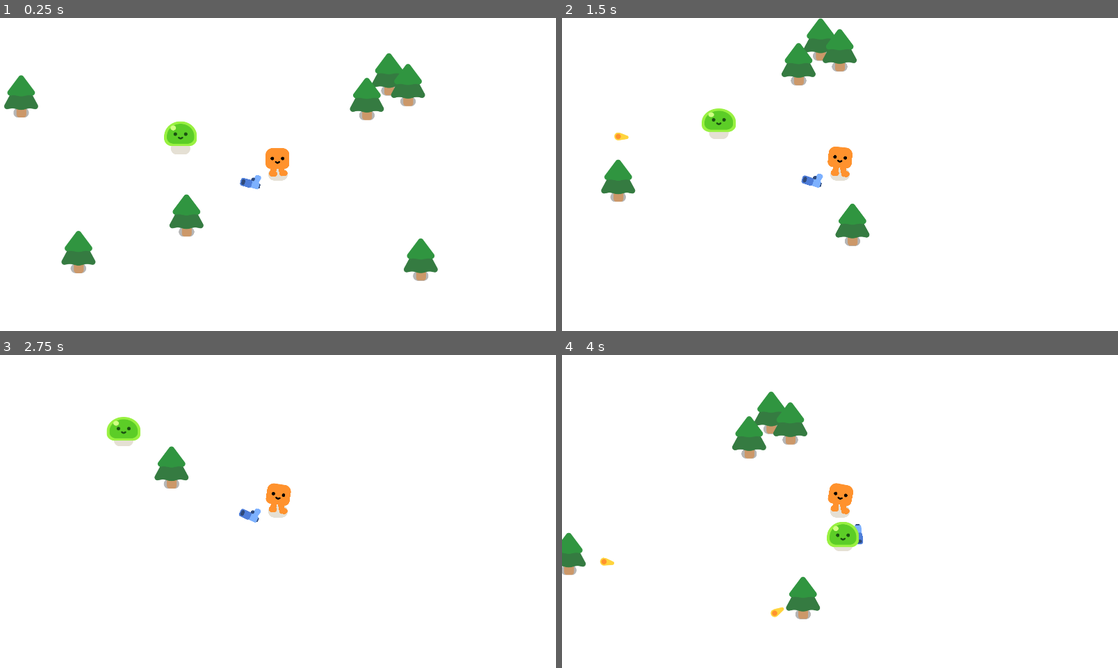
Above: before the commit, frames 1-4 (two rows, left to right).
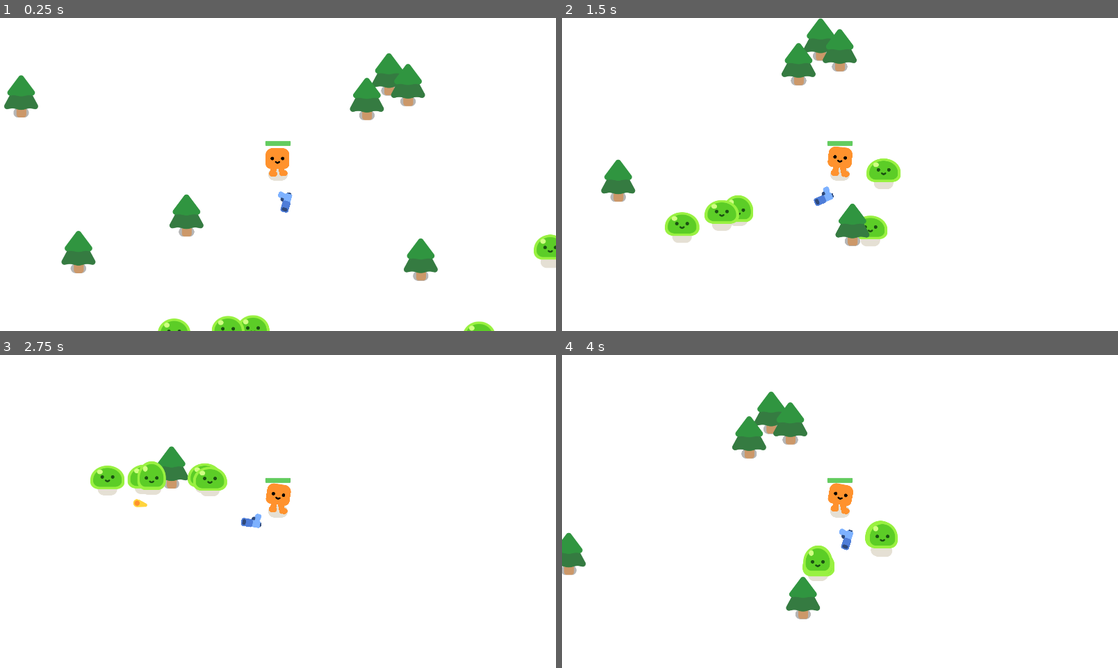
Above: after the commit, the same moments.

Repository: MiseHinoha/survivors-like-practice
Game: Godot game, scene res://survivors_game.tscn
Same seed, same stepped clock (60 frames per second), same inputs: the game is played once before the commit and once after it.
Inputs:
- Up to frame 1 (0.25 s): no input
- Up to frame 2 (1.5 s): hold D (move_right) 0.53-1.28 s; hold S (move_down) from 1.28 s (still down)
- Up to frame 3 (2.75 s): release S (move_down) at 2.03 s; hold D (move_right) from 2.03 s (still down)
- Up to frame 4 (4 s): release D (move_right) at 2.78 s; hold W (move_up) 2.78-3.53 s; hold A (move_left) from 3.53 s (still down)

The runs differ from the first frame. In frame 1, 1.9% of the frame differs, in the area x 28-100%, y 32-100%; in frame 2, 2.8%, in the area x 9-61%, y 28-73%; in frame 3, 2.4%; in frame 4, 1.7%.

Commit message:
增加血条，增加刷怪逻辑 但仍需要完善

Diff:
--- a/mob.gd
+++ b/mob.gd
@@ -1,7 +1,7 @@
 extends CharacterBody2D
 
 @export var speed = 300.0
-@export var max_health = 5
+@export var max_health = 5.0
 
 @onready var player = get_node("/root/Game/Player")	# onready等同于放进ready函数中
 
@@ -14,7 +14,7 @@
 	move_and_slide()
 
 func take_damage():
-	max_health -= 1
+	max_health -= 1.0
 	%Slime.play_hurt()
 
 	# 判断角色血量
--- a/player.gd
+++ b/player.gd
@@ -1,14 +1,24 @@
 extends CharacterBody2D
 
-@export var speed = 600	# 移动速度
+signal healt_depleted
+
+@export var speed = 600.0	# 移动速度
+var health = 100.0	# 初始生命值
+const DAMAGE_RATE = 5.0	# 伤害，这里正常来说该置成怪物的击力而不是玩家每一秒收到的伤害
 
 func _physics_process(delta):
 	var direction = Input.get_vector("move_left","move_right","move_up","move_down")
 	velocity = direction * speed
+	move_and_slide()
 
 	if velocity.length() > 0.0:
 		%HappyBoo.play_walk_animation()	# 播放行走动画
 	else:
 		%HappyBoo.play_idle_animation()	# 待机状态
 
-	move_and_slide()
+	var overlapping_mos = %HurtBox.get_overlapping_bodies()
+	if overlapping_mos.size() > 0:
+		health -= DAMAGE_RATE * overlapping_mos.size() * delta
+		%HP_ProgressBar.value = health
+		if health <= 0.0:
+			healt_depleted.emit()
--- a/player.tscn
+++ b/player.tscn
@@ -6,6 +6,24 @@
 
 [sub_resource type="CircleShape2D" id="CircleShape2D_q0qin"]
 radius = 33.95
+
+[sub_resource type="CapsuleShape2D" id="CapsuleShape2D_xdpy5"]
+radius = 40.0
+height = 100.0
+
+[sub_resource type="StyleBoxFlat" id="StyleBoxFlat_21n26"]
+bg_color = Color(0.152941, 0.168627, 0.188235, 0.588235)
+corner_radius_top_left = 4
+corner_radius_top_right = 4
+corner_radius_bottom_right = 4
+corner_radius_bottom_left = 4
+
+[sub_resource type="StyleBoxFlat" id="StyleBoxFlat_5sqoj"]
+bg_color = Color(0.388235, 0.8, 0.372549, 1)
+corner_radius_top_left = 4
+corner_radius_top_right = 4
+corner_radius_bottom_right = 4
+corner_radius_bottom_left = 4
 
 [node name="Player" type="CharacterBody2D"]
 script = ExtResource("1_8pk53")
@@ -19,3 +37,24 @@
 [node name="Camera2D" type="Camera2D" parent="."]
 
 [node name="Gun" parent="." instance=ExtResource("3_0pq3m")]
+
+[node name="HurtBox" type="Area2D" parent="."]
+unique_name_in_owner = true
+collision_layer = 0
+collision_mask = 2
+
+[node name="CollisionShape2D" type="CollisionShape2D" parent="HurtBox"]
+position = Vector2(0, -44)
+shape = SubResource("CapsuleShape2D_xdpy5")
+debug_color = Color(0.909804, 0.239216, 0.443137, 0.419608)
+
+[node name="HP_ProgressBar" type="ProgressBar" parent="."]
+unique_name_in_owner = true
+offset_left = -44.0
+offset_top = -116.0
+offset_right = 44.0
+offset_bottom = -99.0
+theme_override_styles/background = SubResource("StyleBoxFlat_21n26")
+theme_override_styles/fill = SubResource("StyleBoxFlat_5sqoj")
+value = 100.0
+show_percentage = false
--- /dev/null
+++ b/survivors_game.gd
@@ -0,0 +1,14 @@
+extends Node2D
+
+func _ready():
+	spawn_mob()
+	spawn_mob()
+	spawn_mob()
+	spawn_mob()
+	spawn_mob()
+
+func spawn_mob():
+	var new_mob = preload("res://mob.tscn").instantiate()
+	%PathFollow2D.progress_ratio = randf()
+	new_mob.global_position = %PathFollow2D.global_position
+	add_child(new_mob)
--- a/survivors_game.tscn
+++ b/survivors_game.tscn
@@ -1,11 +1,18 @@
-[gd_scene load_steps=4 format=3 uid="uid://bp5arsox3i55o"]
+[gd_scene load_steps=5 format=3 uid="uid://bp5arsox3i55o"]
 
+[ext_resource type="Script" path="res://survivors_game.gd" id="1_i10ne"]
 [ext_resource type="PackedScene" uid="uid://gyy22lwwmn67" path="res://player.tscn" id="1_igpne"]
 [ext_resource type="PackedScene" uid="uid://drn04lix5eamb" path="res://tree.tscn" id="2_ox804"]
-[ext_resource type="PackedScene" uid="uid://dprpy5lxgr4hk" path="res://mob.tscn" id="3_jr41y"]
+
+[sub_resource type="Curve2D" id="Curve2D_v1nws"]
+_data = {
+"points": PackedVector2Array(0, 0, 0, 0, -104, -106, 0, 0, 0, 0, 2092, -109, 0, 0, 0, 0, 2089, 1153, 0, 0, 0, 0, -113, 1162, 0, 0, 0, 0, -104, -106)
+}
+point_count = 5
 
 [node name="Game" type="Node2D"]
 y_sort_enabled = true
+script = ExtResource("1_i10ne")
 
 [node name="CanvasLayer" type="CanvasLayer" parent="."]
 layer = -30
@@ -38,5 +45,10 @@
 [node name="Tree7" parent="." instance=ExtResource("2_ox804")]
 position = Vector2(1571, 854)
 
-[node name="Mob" parent="." instance=ExtResource("3_jr41y")]
-position = Vector2(669, 395)
+[node name="Path2D" type="Path2D" parent="."]
+curve = SubResource("Curve2D_v1nws")
+
+[node name="PathFollow2D" type="PathFollow2D" parent="Path2D"]
+unique_name_in_owner = true
+position = Vector2(-104, -106)
+rotation = -0.00136612
Not shown: 1 places in player.tscn that only renumber resources
